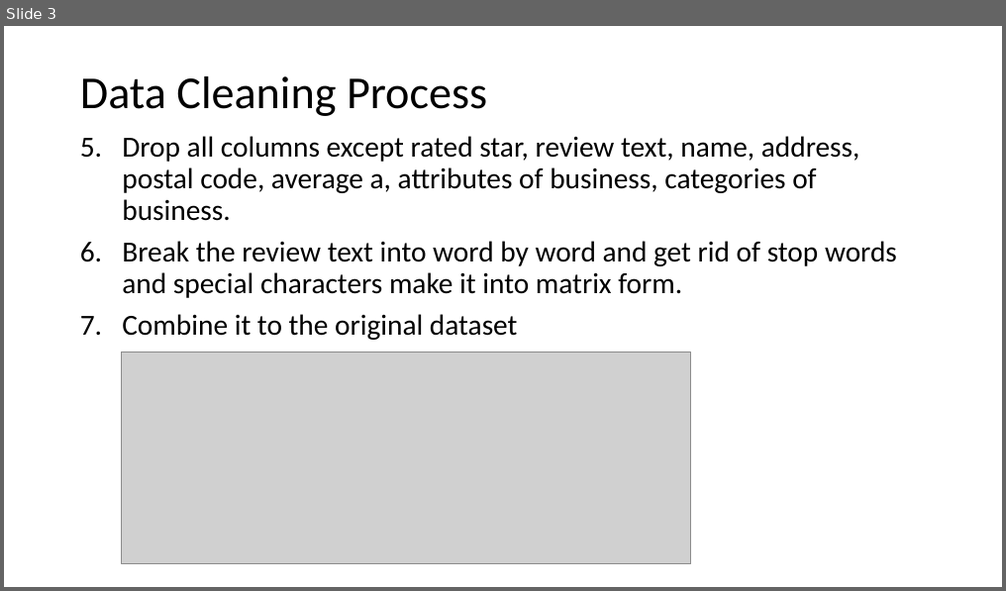
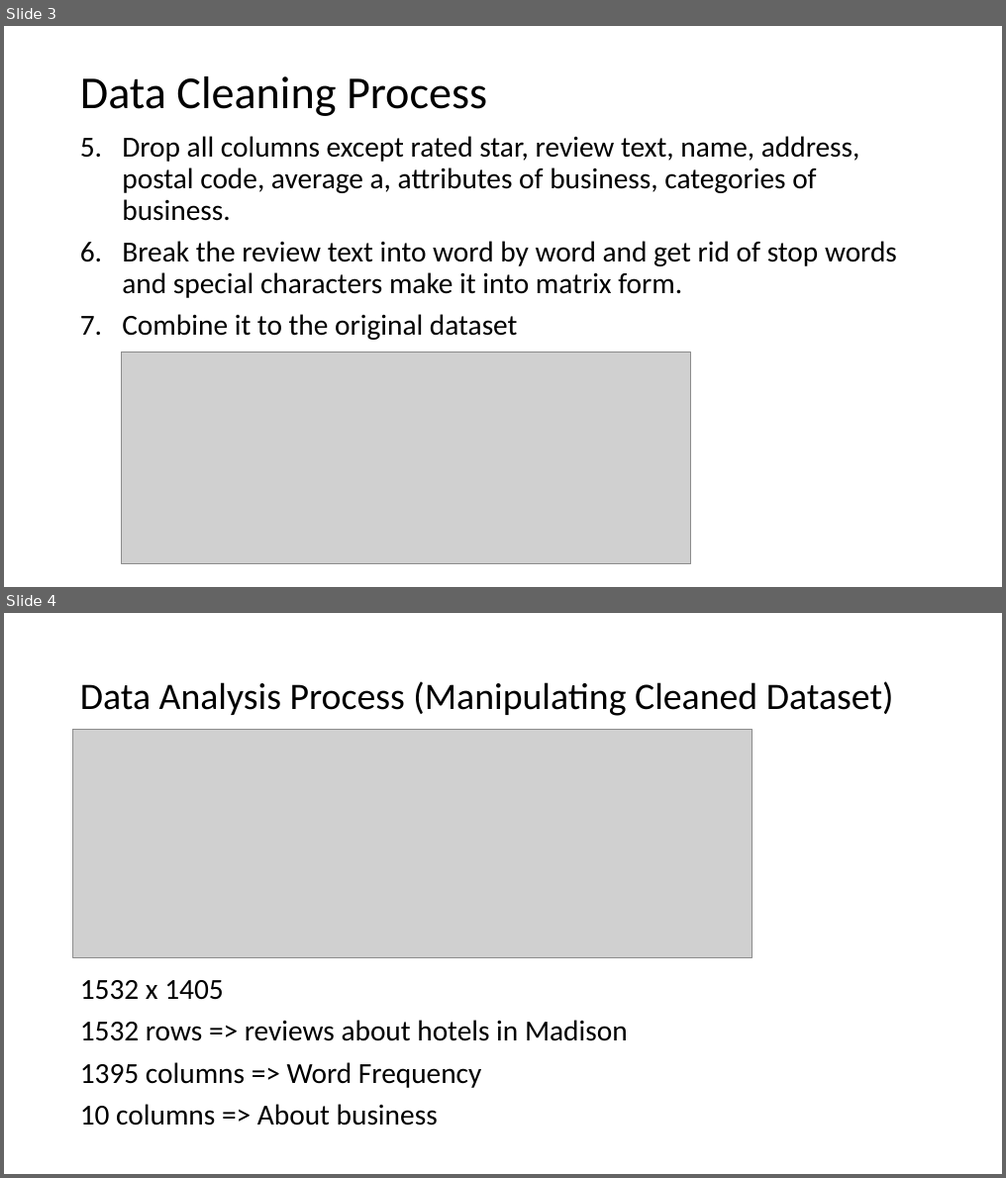
Before and after one commit to cocofreefarm/Module3, a slide deck: Hotels in Madison Area.pptx. Shown one above the other, each under a label of ours: slide 3 before the commit, slides 3 and 4 after it. The pictures are 1006x591 and 1006x1178 pixels, drawn with LibreOffice and Linux fonts; fonts in the diff are those of the drawing; grey boxes stand for pictures. Boxes give left, top, right and bottom in pixels: in the first picture for what was removed or moved away, otherwise in the second. Text is boxed around its words. In the diff, an @@ line names an element or a change of style, - is before the commit and + after.

Commit message:
more contents in ppt and revise critical error in analysis step

```diff
--- a/Hotels in Madison Area.pptx
+++ b/Hotels in Madison Area.pptx
@@ slide 4 added at [4, 613, 1002, 1174], background #FFFFFF @@
@@ title added at [80, 681, 894, 716], 36 pt, text #000000 @@
+Data Analysis Process (Manipulating Cleaned Dataset)
@@ picture added at [73, 729, 752, 958] @@
@@ text added at [80, 980, 628, 1126], 28 pt, text #000000 @@
+1532 x 1405
+1532 rows => reviews about hotels in Madison
+1395 columns => Word Frequency
+10 columns => About business
```
Also in this commit, not shown: 2 slides changed, 3 other slides added, 1 other file.
